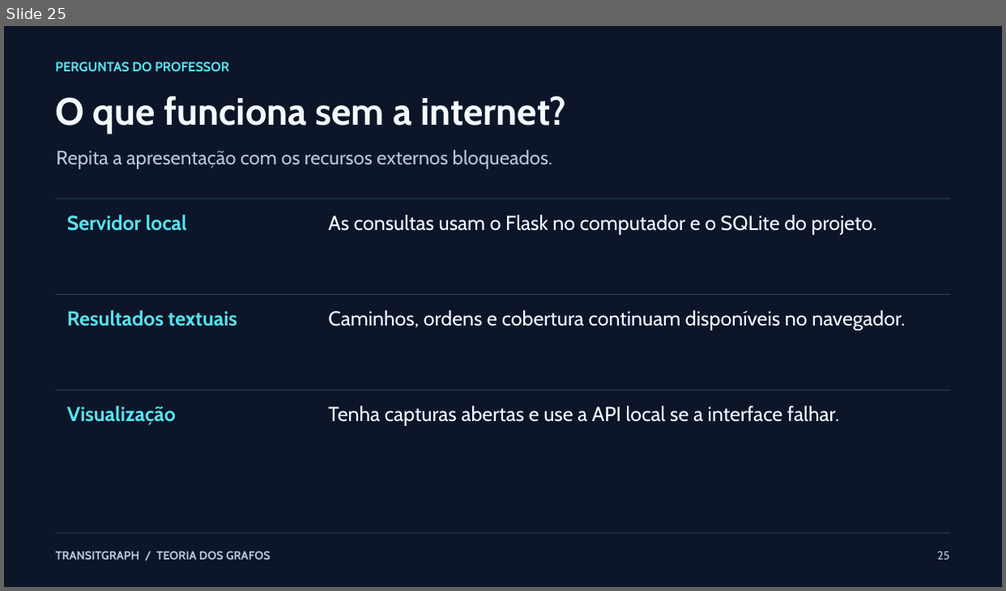
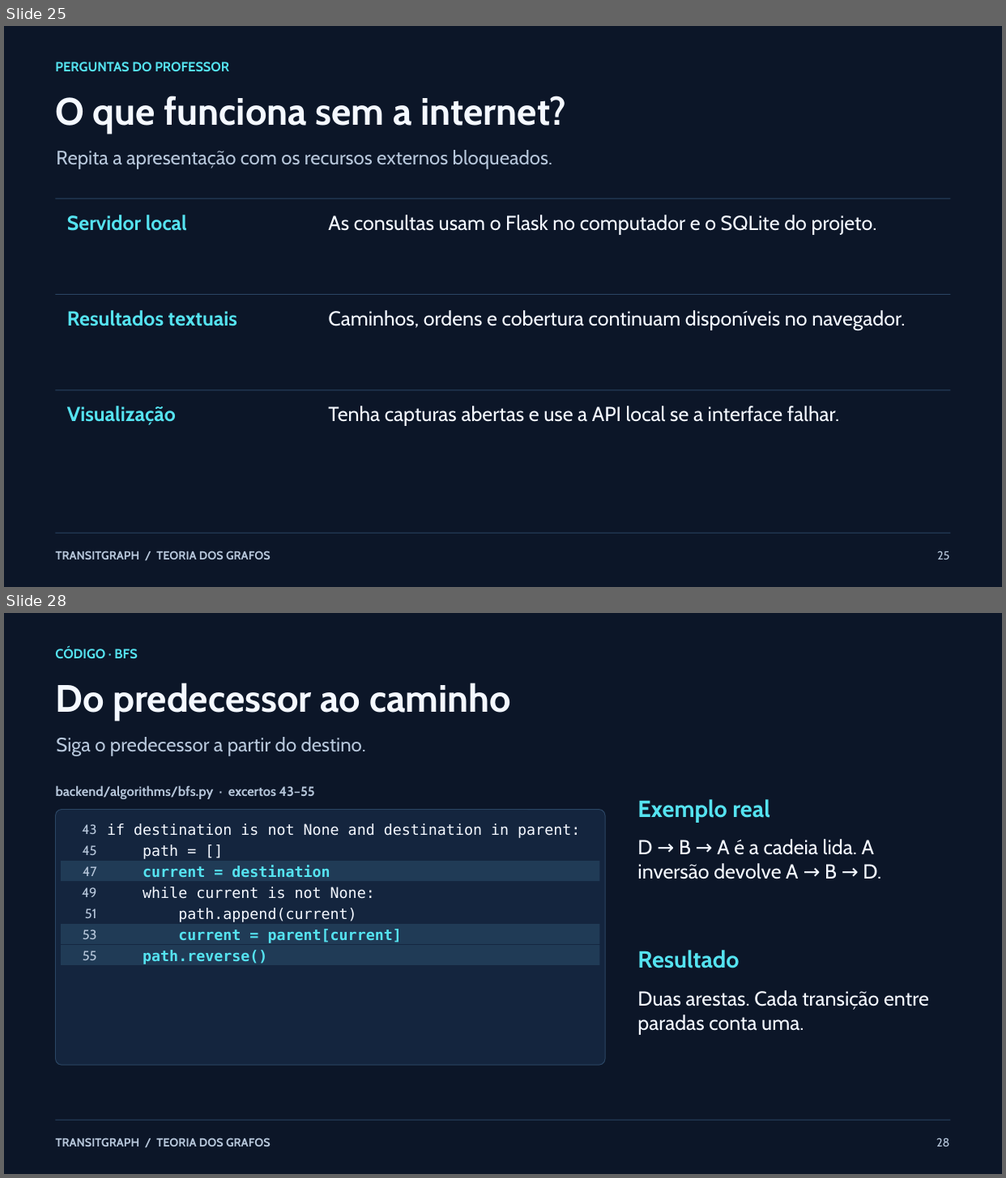
Before and after one commit to MatheusLeonardi/TransitGraph, a slide deck: docs/apresentacao/TransitGraph_Material_de_Estudo.pptx. Shown one above the other, each under a label of ours: slide 25 before the commit, slides 25 and 28 after it; the slides between them are not shown. The pictures are 1006x591 and 1006x1178 pixels, drawn with LibreOffice and Linux fonts; fonts in the diff are those of the drawing. Boxes give left, top, right and bottom in pixels: in the first picture for what was removed or moved away, otherwise in the second. Text is boxed around its words. In the diff, an @@ line names an element or a change of style, - is before the commit and + after.

```diff
--- a/docs/apresentacao/TransitGraph_Material_de_Estudo.pptx
+++ b/docs/apresentacao/TransitGraph_Material_de_Estudo.pptx
@@ slide 28 added at (4, 613, 1002, 1174), background #0C1628 @@
@@ text added at (55, 649, 137, 658), 12.8 pt, text #55E3F0, bold @@
+CÓDIGO · BFS
@@ text added at (55, 683, 511, 721), 36.8 pt, text #F4F8FF, bold @@
+Do predecessor ao caminho
@@ text added at (56, 737, 366, 756), 18.8 pt, text #B7C7DB @@
+Siga o predecessor a partir do destino.
@@ text added at (56, 786, 315, 799), 12.8 pt, text #B7C7DB, bold @@
+backend/algorithms/bfs.py · excertos 43–55
@@ text added at (637, 799, 770, 822), 22.5 pt, text #55E3F0, bold @@
+Exemplo real
@@ rounded rectangle added at (56, 809, 605, 1065), fill #14253E, outline #2B4664 0.75 pt @@
@@ text added at (82, 824, 96, 834), 12.8 pt, text #B7C7DB @@
+43
@@ text added at (107, 824, 580, 838), 14.2 pt, text #F4F8FF @@
+if destination is not None and destination in parent:
@@ text added at (83, 845, 97, 855), 12.8 pt, text #B7C7DB @@
+45
@@ text added at (143, 845, 178, 859), 14.2 pt, text #F4F8FF @@
+path = []
@@ text added at (637, 839, 881, 879), 19.5 pt, text #F4F8FF @@
+D → B → A é a cadeia lida. A inversão devolve A → B → D.
@@ rectangle added at (61, 861, 600, 881), fill #203B56 @@
@@ text added at (83, 867, 96, 876), 12.8 pt, text #B7C7DB @@
+47
@@ text added at (143, 865, 330, 877), 14.2 pt, text #55E3F0, bold @@
+current = destination
@@ text added at (82, 888, 96, 897), 12.8 pt, text #B7C7DB @@
+49
@@ text added at (143, 887, 375, 899), 14.2 pt, text #F4F8FF @@
+while current is not None:
@@ rectangle added at (61, 924, 600, 944), fill #203B56 @@
@@ text added at (85, 909, 97, 918), 12.8 pt, text #B7C7DB @@
+51
@@ text added at (178, 908, 356, 922), 14.2 pt, text #F4F8FF @@
+path.append(current)
@@ rectangle added at (61, 945, 600, 965), fill #203B56 @@
@@ text added at (83, 930, 97, 939), 12.8 pt, text #B7C7DB @@
+53
@@ text added at (83, 951, 97, 960), 12.8 pt, text #B7C7DB @@
+55
@@ text added at (143, 950, 267, 965), 14.2 pt, text #55E3F0, bold @@
+path.reverse()
@@ text added at (178, 929, 402, 943), 14.2 pt, text #55E3F0, bold @@
+current = parent[current]
@@ text added at (637, 950, 739, 969), 22.5 pt, text #55E3F0, bold @@
+Resultado
@@ text added at (637, 990, 929, 1034), 19.5 pt, text #F4F8FF @@
+Duas arestas. Cada transição entre paradas conta uma.
@@ rectangle added at (56, 1120, 951, 1121), fill #2B4664 @@
@@ text added at (56, 1138, 270, 1147), 11.2 pt, text #B7C7DB, bold @@
+TRANSITGRAPH / TEORIA DOS GRAFOS
@@ text added at (936, 1138, 949, 1147), 11.2 pt, text #B7C7DB @@
+28
```
Also in this commit, not shown: 6 other slides added, 8 other files.
